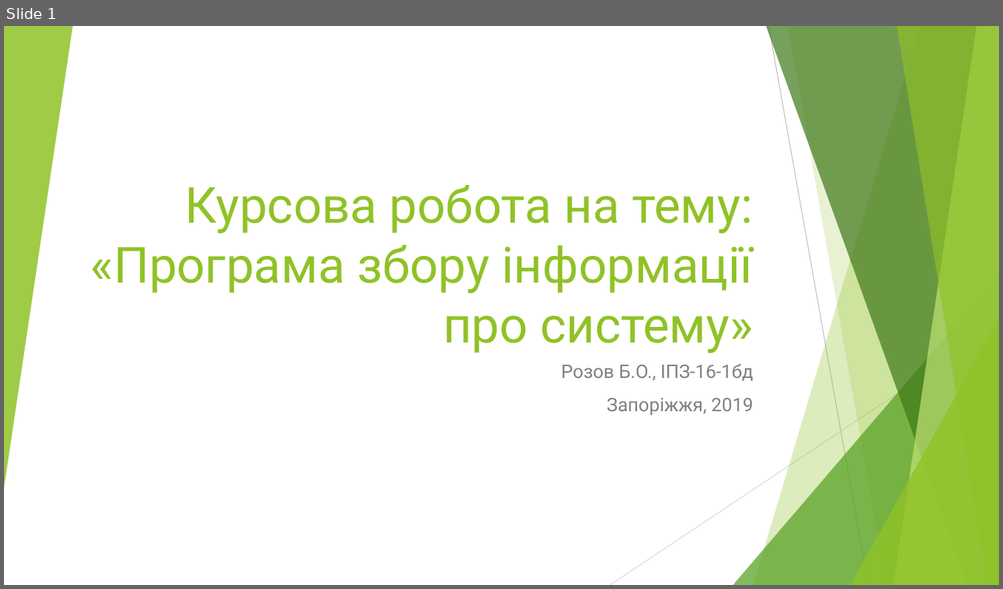
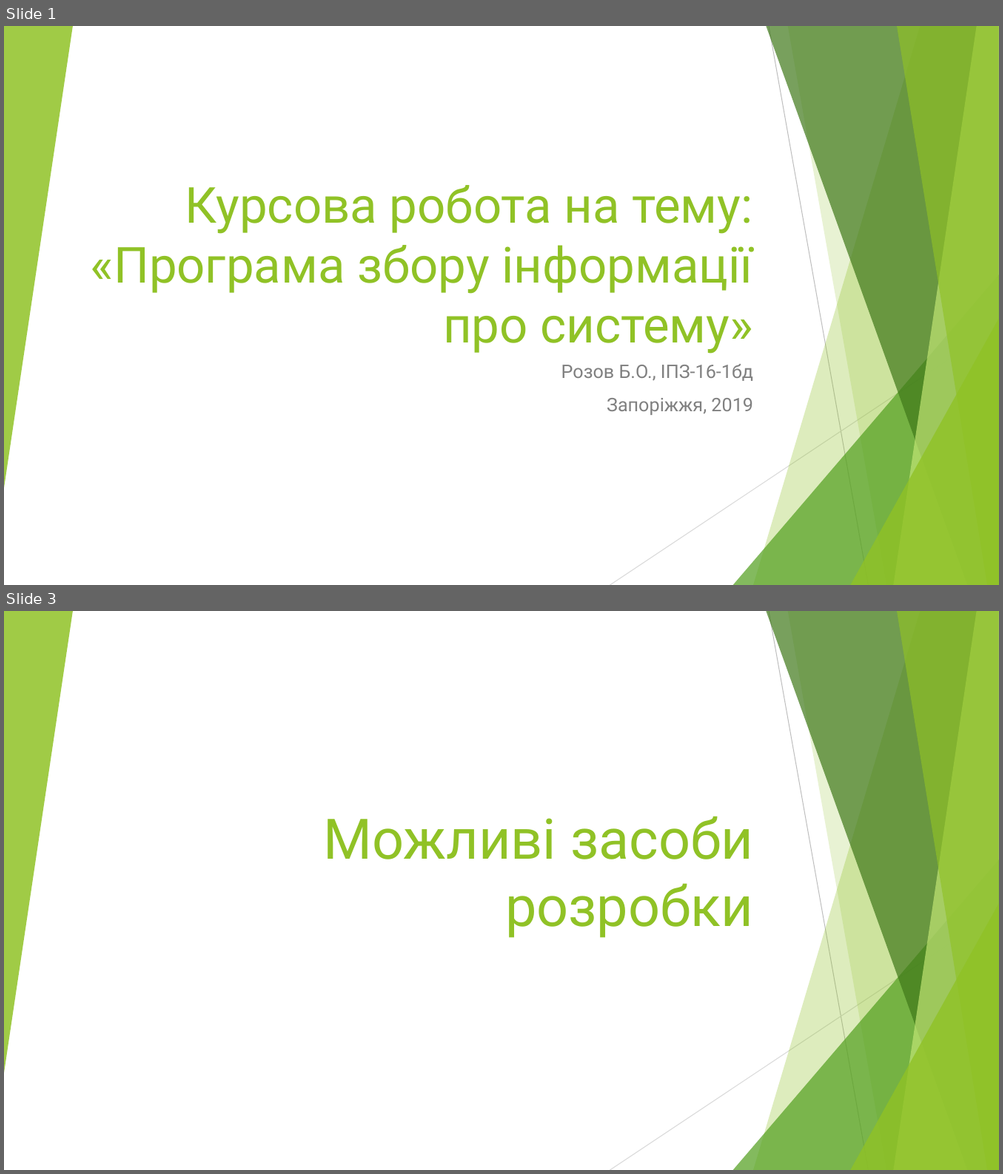
Before and after one commit to BohdanRozov/Boida27, a slide deck: Курсова робота на тему.pptx. Shown one above the other, each under a label of ours: slide 1 before the commit, slides 1 and 3 after it; the slides between them are not shown. The pictures are 1003x589 and 1003x1174 pixels, drawn with LibreOffice and Linux fonts; fonts in the diff are those of the drawing. Boxes give left, top, right and bottom in pixels: in the first picture for what was removed or moved away, otherwise in the second. Text is boxed around its words. In the diff, an @@ line names an element or a change of style, - is before the commit and + after.

```diff
--- a/Курсова робота на тему.pptx
+++ b/Курсова робота на тему.pptx
@@ slide 3 added at [4,611,999,1170], background #FFFFFF; not listed: 10 template elements that a slide beside it also shows @@
@@ title added at [323,816,753,938], 54 pt, text #90C226 @@
+Можливі засоби розробки
```
Also in this commit, not shown: 6 other slides added, 7 other files.
